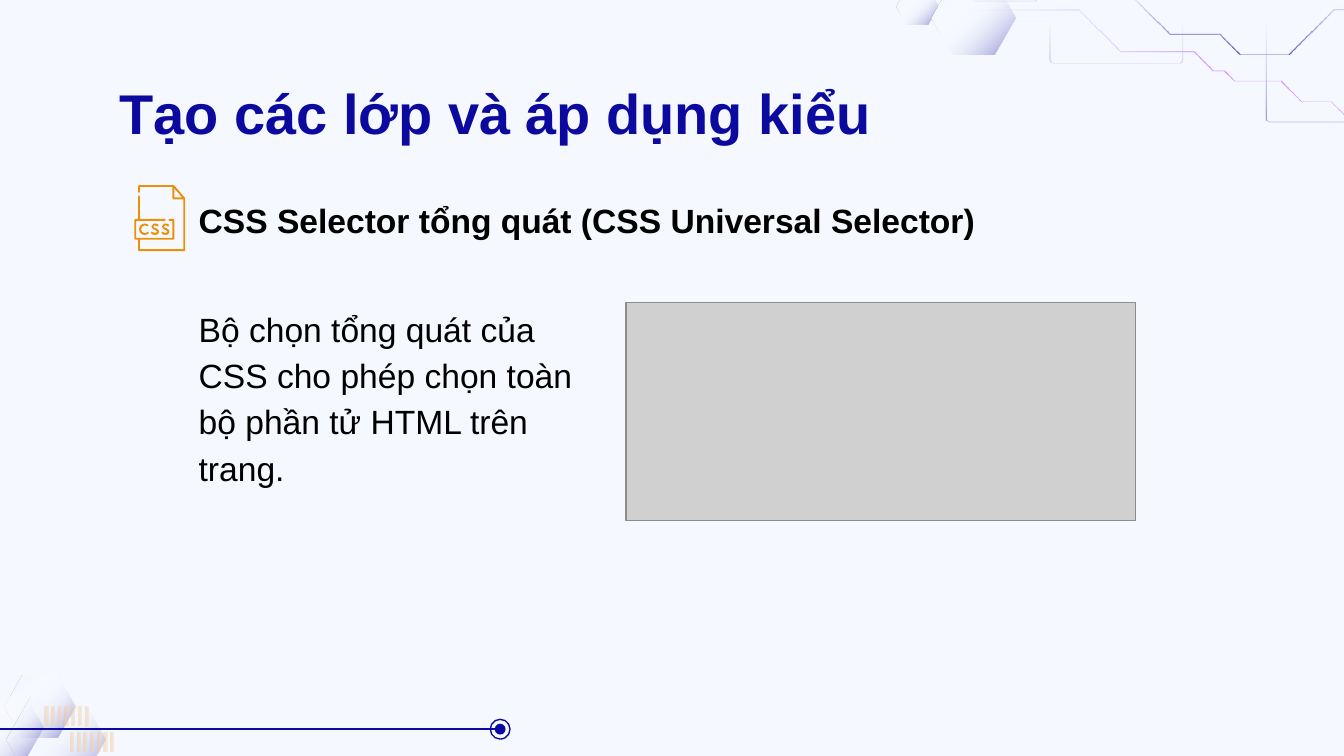
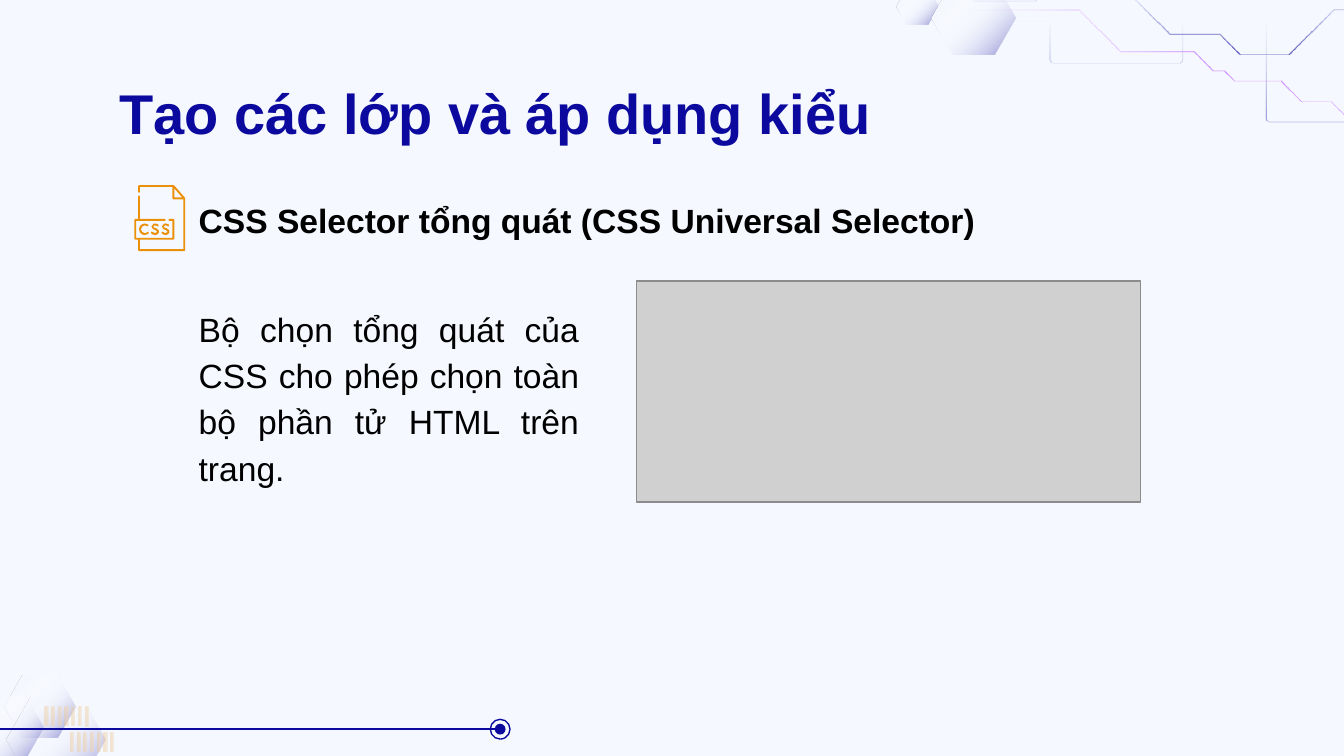
Before and after one commit to duongtrann02/music_app, a slide deck: slide 15 of Công-nghệ-Web.pptx (slide 14 before the commit). Drawn at 1344x756 pixels with LibreOffice and Linux fonts; fonts in the diff are those of the drawing; grey boxes stand for pictures; background and template pictures are left out. Boxes give left, top, right and bottom in pixels: in the first picture for what was removed or moved away, otherwise in the second. Text is boxed around its words. In the diff, an @@ line names an element or a change of style, - is before the commit and + after.

```diff
--- a/Công-nghệ-Web.pptx
+++ b/Công-nghệ-Web.pptx
@@ subtitle "Bộ chọn tổng quát của ..." at (x1=199, y1=315, x2=579, y2=487): alignment left to justified @@
@@ picture resized from (x1=626, y1=302, x2=1136, y2=520) to (x1=637, y1=281, x2=1141, y2=503) @@
```
Also in this commit, not shown: 9 other slides changed, 11 slides added, 7 slides removed, 8 other files.
